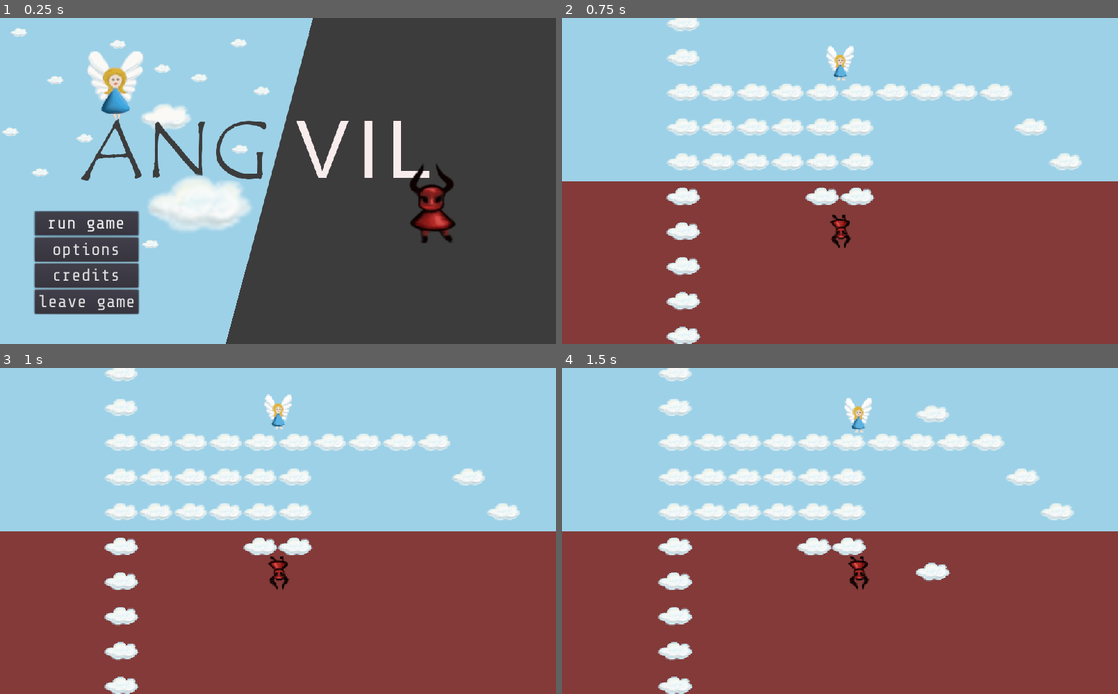
Above: before the commit, frames 1-4 (two rows, left to right).
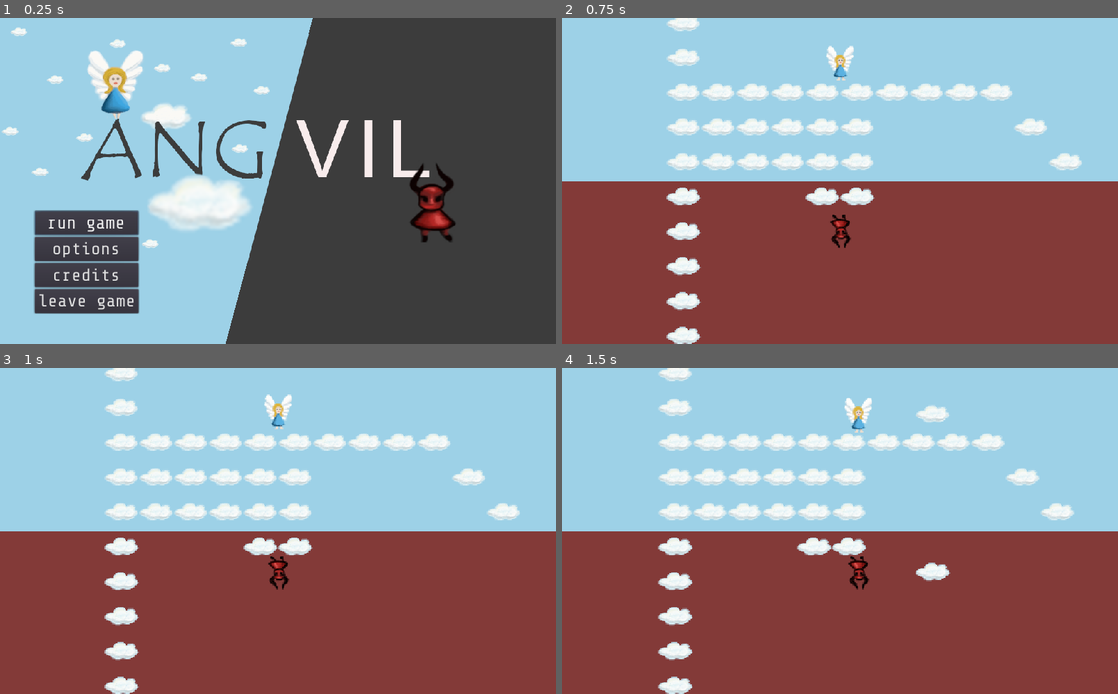
Above: after the commit, the same moments.

Repository: ang-vil/angvil
Game: Godot game, scene res://scenes/menu.tscn
The game is run twice, just before and just after one commit, with the same random seed, the same clock (stepped at 60 frames per second) and the same inputs.
Inputs:
- Up to frame 1 (0.25 s): no input
- Up to frame 2 (0.75 s): click "run game" at 0.5 s
- Up to frame 3 (1 s): no input
- Up to frame 4 (1.5 s): tap Enter at 1.25 s; hold Right (key_right) from 1.28 s (still down); tap Space (shoot) at 1.35 s

The runs differ from the first frame. In frame 1, 1.7% of the frame differs, in the area x 0-81%, y 0-100%; in frame 2, nothing differs; in frame 3, nothing differs; in frame 4, nothing differs.

Commit message:
replace log message with on-screen text

Diff:
--- a/scenes/menu.tscn
+++ b/scenes/menu.tscn
@@ -32,6 +32,8 @@
 [node name="Menu" type="Control"]
 anchor_right = 1.0
 anchor_bottom = 1.0
+margin_top = -1.0
+margin_bottom = -1.0
 script = ExtResource( 1 )
 __meta__ = {
 "_edit_use_anchors_": false
--- a/scripts/goal.gd
+++ b/scripts/goal.gd
@@ -5,4 +5,7 @@
 
 func _physics_process(delta):
 	if overlaps_body(angel) and overlaps_body(devil):
-		print("In goal")
+		get_node("..").gameOver = true
+		var text = get_node("../camera/layer/gameOverText")
+		text.text = 'YOU DID IT!'
+		text.visible = true
